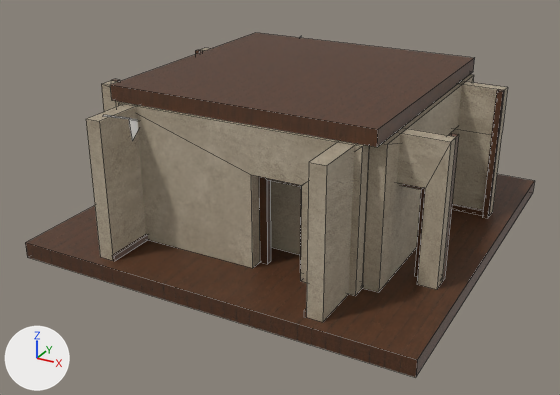
What one commit did to the FBX model Assets/Models/Walls/Bedroom_Base_Z.fbx.
Rendered twice from a 50 mm camera at (7.79, -15.28, 7.82) aimed at (-0.23, -0.69, 0.52). Lighting does not change. The marker at lower left points along +X, +Y and +Z. The first picture is the older version. Mesh edges are drawn as thin lines. Where no turn or scale is listed for an object, it has been applied to the vertices. Vertices at exactly the same position are counted once.

The first picture shows 'Bedroom_Base_Z'.
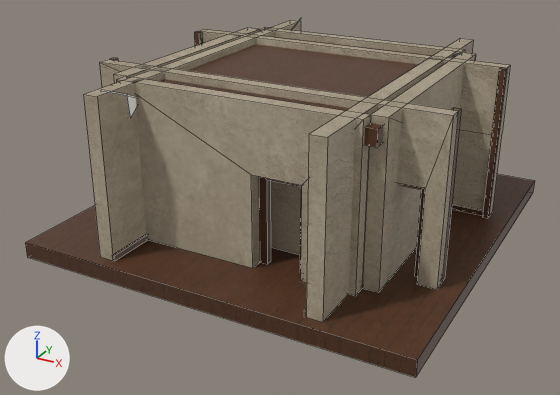
The change, as a diff of the scene's bpy script:
```diff
--- a/Assets/Models/Walls/Bedroom_Base_Z.fbx.py
+++ b/Assets/Models/Walls/Bedroom_Base_Z.fbx.py
@@ me_bedroom_base_z_004 @@
 # used by ob_bedroom_base_z; location = (0.0, 0.0, 0.0)
-me_bedroom_base_z_004.from_pydata(...)  # 749 vertices, 605 faces; spans x -4.54..4.54, y -4.54..4.54, z -0.36..3.42
+me_bedroom_base_z_004.from_pydata(...)  # 749 vertices, 605 faces; spans x -4.54..4.54, y -4.54..4.54, z -0.36..3.68
+# me_bedroom_base_z_004 part 1: the loose piece of 49 vertices spanning x -2.28, y -4.16..4.31, z 1.76..3.18 is moved by (0.0, 0.0, 0.5)
+# me_bedroom_base_z_004 part 2: 32 of the vertices in x -4.09..-2.29, y -4.26..4.26, z 2.96..3.08 are moved by (0.0, 0.0, 0.5)
+# me_bedroom_base_z_004 part 3: 30 of the vertices in x 2.28..4.08, y -4.26..4.26, z 2.96..3.08 are moved by (0.0, 0.0, 0.5)
+# other edits to the shape of me_bedroom_base_z_004 do not show in these pictures
 me_bedroom_base_z_004.materials.append(mat_bedroom_wood_floor)
```

Location of each change, (x1, y1, x2, y2) in pixels of the pictures (560 x 395 px; the box of a moved part takes in the faces that stretch with it):
'Bedroom_Base_Z', reshaped: before (25, 33, 535, 377); after (25, 18, 535, 377)
part 1 of me_bedroom_base_z_004, moved or reshaped (mostly hidden): before (103, 36, 301, 140); after (101, 18, 302, 118)
part 2 of me_bedroom_base_z_004, moved or reshaped: before (86, 50, 301, 268); after (83, 20, 301, 268)
part 3 of me_bedroom_base_z_004, moved or reshaped: before (102, 48, 508, 322); after (100, 27, 510, 322)
